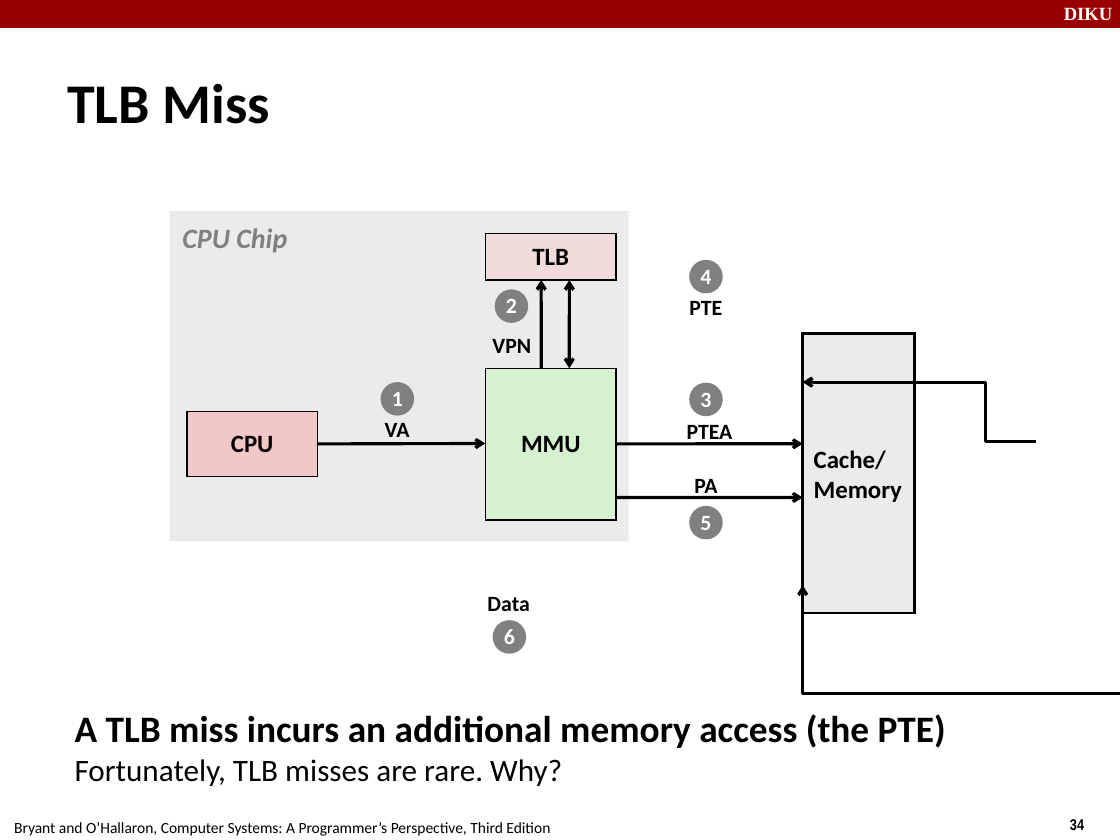
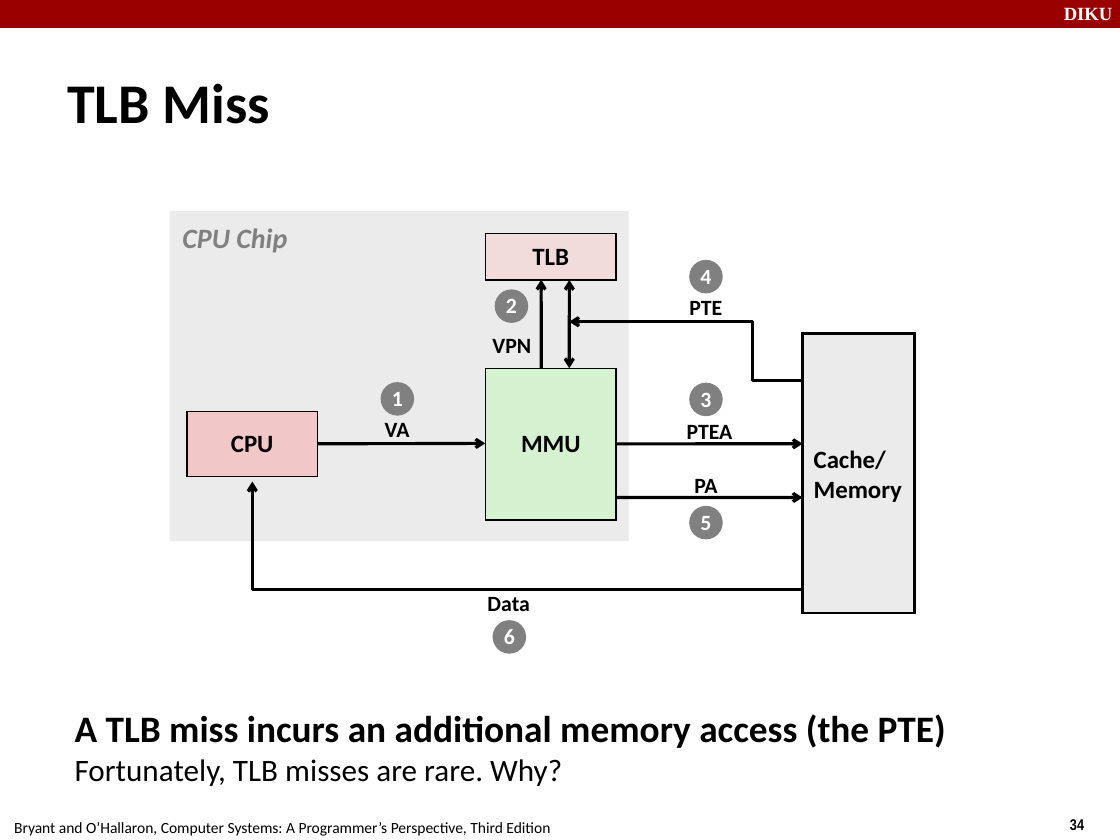
Before and after one commit to FnanB/compSys-e2018-pub, a slide deck: slide 34 of material/181031_virtual_memory_i/181031.odp. Drawn at 1120x840 pixels with LibreOffice and Linux fonts; fonts in the diff are those of the drawing. Boxes give left, top, right and bottom in pixels: in the first picture for what was removed or moved away, otherwise in the second. Text is boxed around its words. In the diff, an @@ line names an element or a change of style, - is before the commit and + after.

```diff
--- a/material/181031_virtual_memory_i/181031.odp
+++ b/material/181031_virtual_memory_i/181031.odp
@@ elbow arrow moved from (1036, 441) - (803, 382) to (803, 381) - (569, 321) @@
@@ elbow arrow moved from (1120, 693) - (803, 586) to (803, 590) - (252, 482) @@
```
Also in this commit, not shown: 9 other slides changed.
